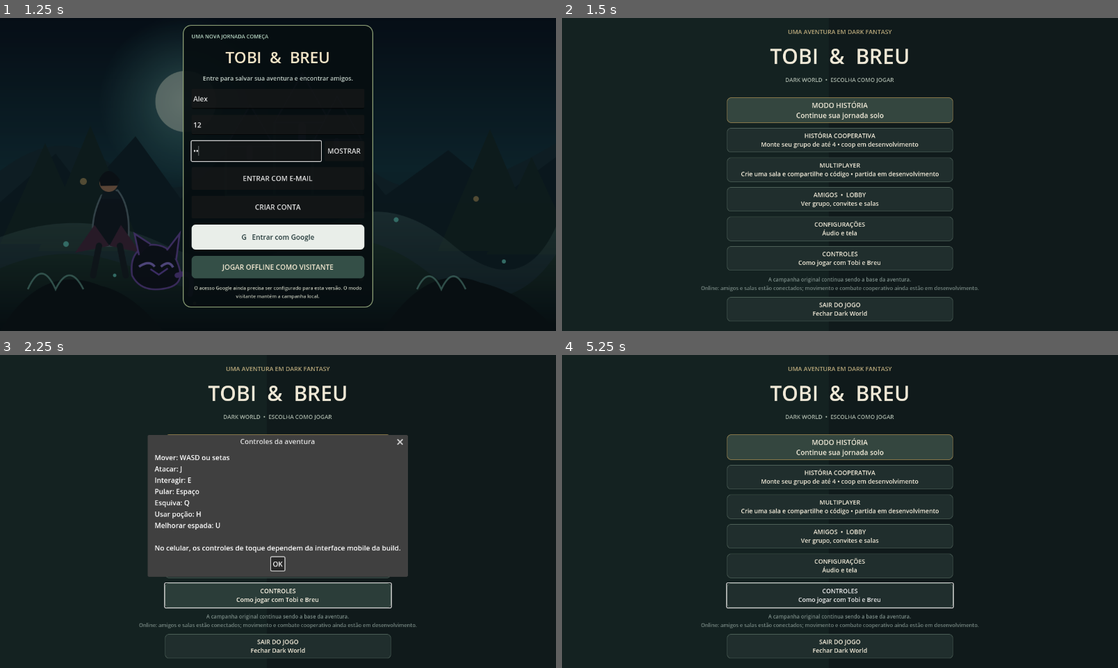
Above: before the commit, frames 1-4 (two rows, left to right).
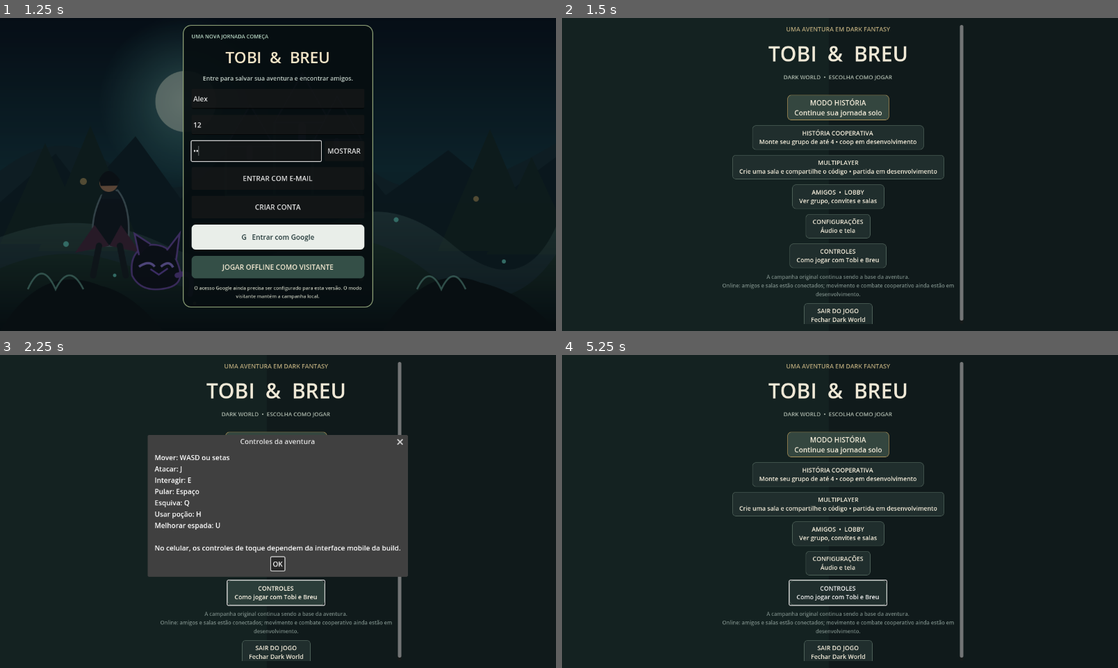
Above: after the commit, the same moments.

Repository: REALMLIFE-design/dark-fantasia-tobi-e-breu-
Game: Godot game, scene res://scenes/login.tscn
The game is run twice, just before and just after one commit, with the same random seed, the same clock (stepped at 60 frames per second) and the same inputs.
Inputs (mouse positions are in pixels of both pictures, inside the frame that each line leads up to):
- Up to frame 1 (1.25 s): click (278, 99) at 0.52 s; type "Alex" at 0.6 s; click (278, 124) at 0.75 s; type "12" at 0.83 s; click (255, 149) at 0.98 s; type "12" at 1.07 s
- Up to frame 2 (1.5 s): click "JOGAR OFFLINE COMO VISITANTE" at 1.25 s
- Up to frame 3 (2.25 s): click "CONTROLES Como jogar com Tobi…" at 2 s
- Up to frame 4 (5.25 s): click "CONTROLES Como jogar com Tobi…" at 2.75 s; click "MODO HISTÓRIA Continue sua jo…" at 3.5 s; click "MODO HISTÓRIA Continue sua jo…" at 4.25 s; click "OK" at 5 s

Frame 1 is identical in both runs. In frame 2, 9.3% of the frame differs, in the area x 25-75%, y 2-98%; in frame 3, 6.1%; in frame 4, 9.7%.

Commit message:
Adapt main menu layout for mobile screens

Diff:
--- a/scripts/main_menu.gd
+++ b/scripts/main_menu.gd
@@ -35,10 +35,17 @@
 	center.set_anchors_and_offsets_preset(Control.PRESET_FULL_RECT)
 	add_child(center)
 
+	var viewport_size := get_viewport_rect().size
+	var content_width := minf(560.0, maxf(280.0, viewport_size.x - 32.0))
+	var scroll := ScrollContainer.new()
+	scroll.custom_minimum_size = Vector2(content_width, maxf(260.0, viewport_size.y - 32.0))
+	scroll.horizontal_scroll_mode = ScrollContainer.SCROLL_MODE_DISABLED
+	center.add_child(scroll)
 	var layout := VBoxContainer.new()
-	layout.custom_minimum_size = Vector2(560, 0)
+	layout.custom_minimum_size = Vector2(content_width, 0)
+	layout.size_flags_horizontal = Control.SIZE_EXPAND_FILL
 	layout.add_theme_constant_override("separation", 12)
-	center.add_child(layout)
+	scroll.add_child(layout)
 
 	var eyebrow := Label.new()
 	eyebrow.text = "UMA AVENTURA EM DARK FANTASY"
@@ -57,6 +64,7 @@
 	var subtitle := Label.new()
 	subtitle.text = "DARK WORLD  •  ESCOLHA COMO JOGAR"
 	subtitle.horizontal_alignment = HORIZONTAL_ALIGNMENT_CENTER
+	subtitle.autowrap_mode = TextServer.AUTOWRAP_WORD_SMART
 	subtitle.add_theme_color_override("font_color", Color("a9b5a9"))
 	subtitle.add_theme_font_size_override("font_size", 13)
 	layout.add_child(subtitle)
@@ -75,6 +83,7 @@
 	var footer := Label.new()
 	footer.text = "A campanha original continua sendo a base da aventura.\nOnline: amigos e salas estão conectados; movimento e combate cooperativo ainda estão em desenvolvimento."
 	footer.horizontal_alignment = HORIZONTAL_ALIGNMENT_CENTER
+	footer.autowrap_mode = TextServer.AUTOWRAP_WORD_SMART
 	footer.add_theme_color_override("font_color", Color("788984"))
 	footer.add_theme_font_size_override("font_size", 12)
 	layout.add_child(footer)
@@ -87,7 +96,8 @@
 
 func _add_menu_button(parent: VBoxContainer, heading: String, detail: String, action: Callable, primary := false) -> void:
 	var button := Button.new()
-	button.custom_minimum_size = Vector2(520, 56)
+	button.custom_minimum_size = Vector2(0, 56)
+	button.size_flags_horizontal = Control.SIZE_EXPAND_FILL
 	button.size_flags_horizontal = Control.SIZE_SHRINK_CENTER
 	button.text = heading + "\n" + detail
 	button.alignment = HORIZONTAL_ALIGNMENT_CENTER
